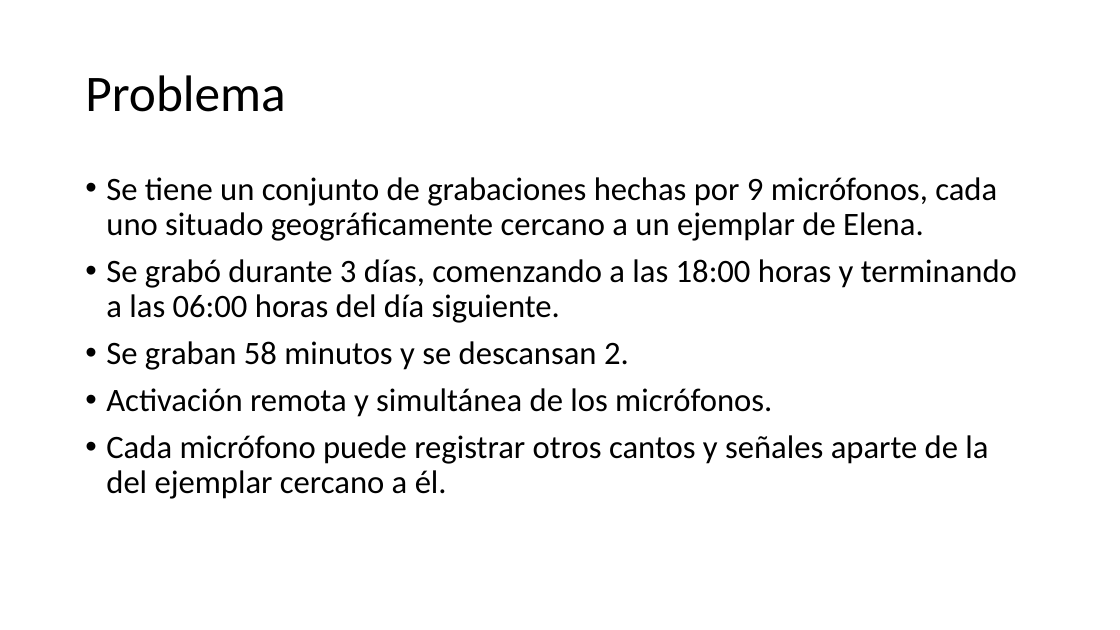
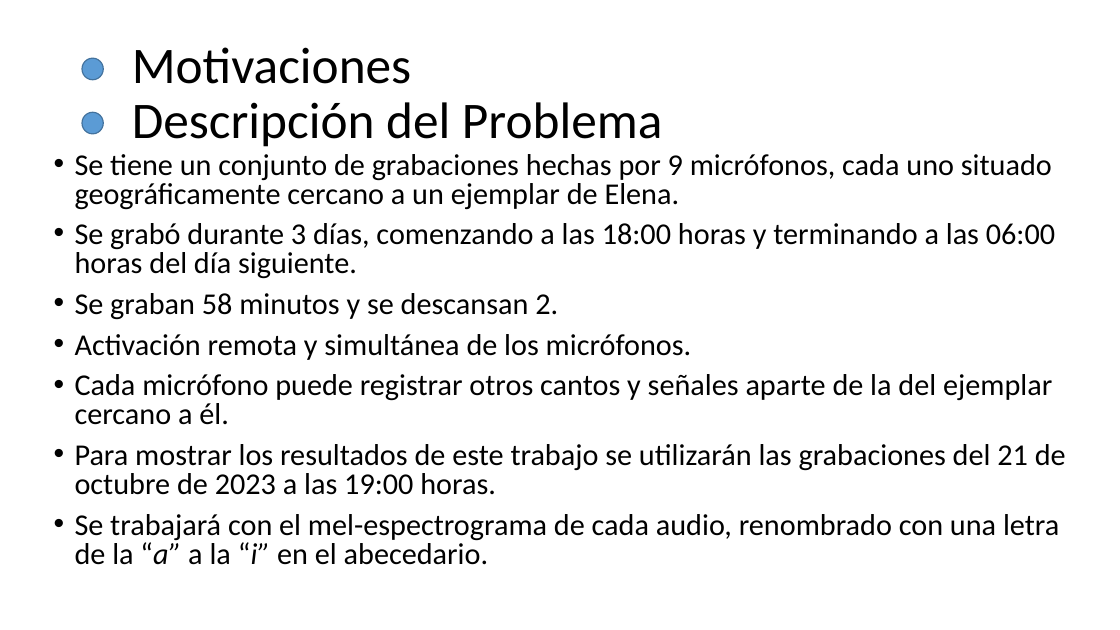
Before and after one commit to DanielMPMatCom/Identifying-Colines.-JCE-MatCom, a slide deck: slide 6 of presentation/Presentation.pptx (slide 7 before the commit). Drawn at 1120x630 pixels with LibreOffice and Linux fonts; fonts in the diff are those of the drawing. Boxes give left, top, right and bottom in pixels: in the first picture for what was removed or moved away, otherwise in the second. Text is boxed around its words. In the diff, an @@ line names an element or a change of style, - is before the commit and + after.

```diff
--- a/presentation/Presentation.pptx
+++ b/presentation/Presentation.pptx
@@ ellipse added at [82, 58, 103, 80], fill #5B9BD5, outline #43739E 1 pt @@
@@ title at [132, 47, 662, 147]: text changed @@
-Problema
+Motivaciones
+Descripción del Problema
@@ ellipse added at [82, 113, 103, 134], fill #5B9BD5, outline #43739E 1 pt @@
@@ text "Se tiene un conjunto de ...": place and size @@
-text "Se tiene un conjunto de ..." at [106, 177, 1017, 499]
+text "Se tiene un conjunto de ..." at [75, 154, 1066, 565]
@@ text at [75, 154, 1055, 425]: size 28 to 25.9 pt in "Se tiene un conjunto de grabaciones hechas ...", "Se grabó durante 3 días, comenzando a ...", "Se graban 58 minutos y se descansan ...", "Activación remota y simultánea de los micrófonos." and 1 more places; line spacing 0.9 to 0.8 @@
@@ text at [75, 444, 1066, 565]: paragraphs added @@
+• Para mostrar los resultados de este trabajo se utilizarán las grabaciones del 21 de octubre de 2023 a las 19:00 horas.
+• Se trabajará con el mel-espectrograma de cada audio, renombrado con una letra de la “a” a la “i” en el abecedario.
```
Also in this commit, not shown: 4 other slides changed, 4 slides added, 6 slides removed, 8 other files.
